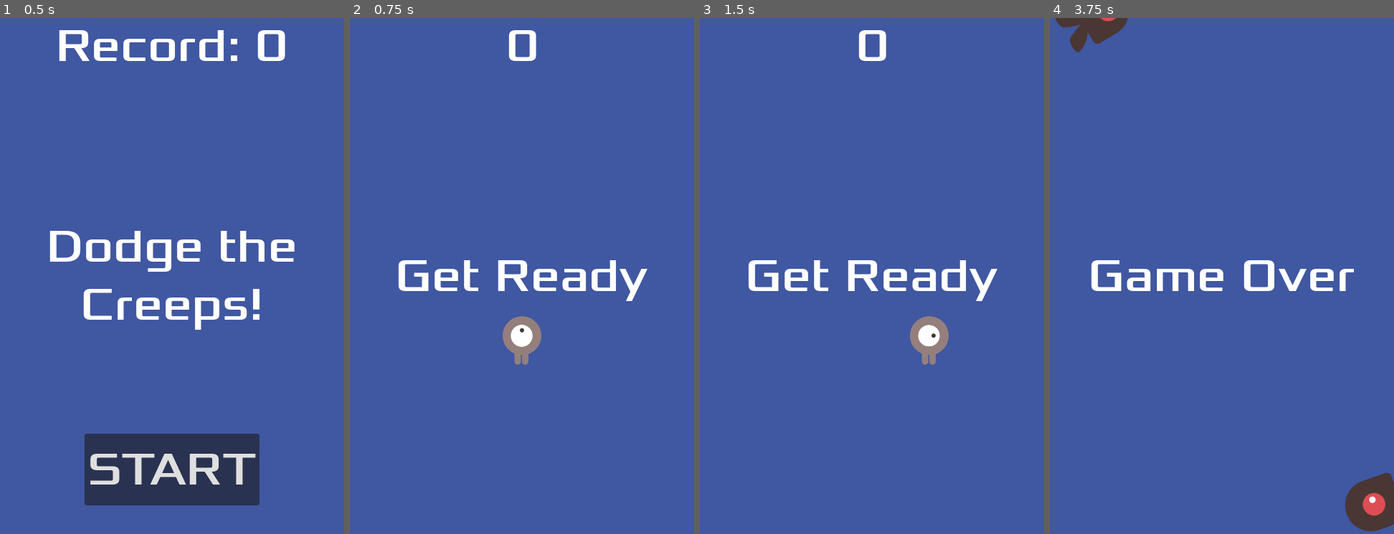
Above: before the commit, frames 1-4 (left to right).
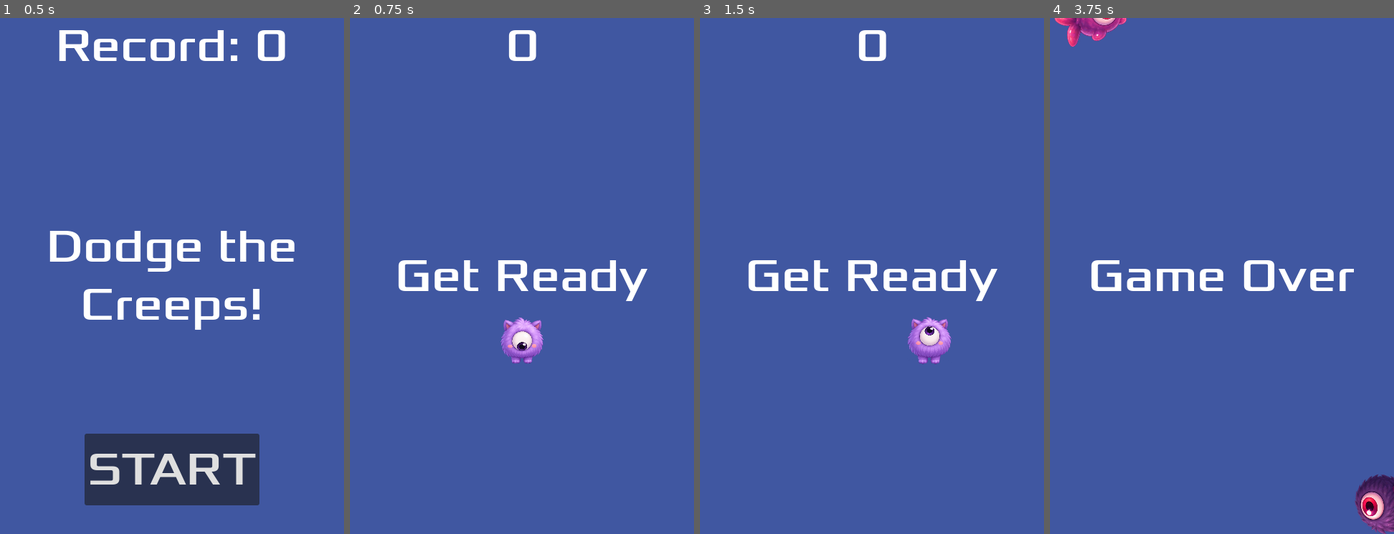
Above: after the commit, the same moments.

Repository: Spocky95/dodgethecreeps-GODOT
Game: Godot game, scene res://main.tscn
Same seed, same stepped clock (60 frames per second), same inputs: the game is played once before the commit and once after it.
Inputs:
- Up to frame 1 (0.5 s): no input
- Up to frame 2 (0.75 s): click "START" at 0.5 s
- Up to frame 3 (1.5 s): tap Enter at 1.25 s; hold Right (move_right) from 1.28 s (still down)
- Up to frame 4 (3.75 s): release Right (move_right) at 2.03 s; hold Down (move_down) 2.03-2.78 s; hold Right (move_right) 2.78-3.53 s; hold Up (move_up) from 3.53 s (still down)

Frame 1 is identical in both runs. In frame 2, 0.8% of the frame differs, in the area x 43-57%, y 57-68%; in frame 3, 0.9%; in frame 4, 2.1%, in the area x 1-100%, y 0-100%.

Commit message:
feat: add new graphics and PL, EN, DE localization

Diff:
--- a/hud.gd
+++ b/hud.gd
@@ -18,13 +18,13 @@
 
 func show_game_over(record):
 	$ScoreLabel.hide()
-	show_message("Game Over")
+	show_message(tr("GAME_OVER"))
 	# Wait until the MessageTimer has counted down.
 	await $MessageTimer.timeout
 
-	$Message.text = "Dodge the Creeps!"
+	$Message.text = tr("GAME_TITLE")
 	$Message.show()
-	$Record.text = "Record: " + str(record)
+	$Record.text = (tr("RECORD")) + str(record)
 	$Record.show()
 	# Make a one-shot timer and wait for it to finish.
 	await get_tree().create_timer(1.0).timeout
@@ -43,7 +43,7 @@
 
 func show_start_screen(record):
 	$ScoreLabel.hide()
-	$Record.text = "Record: " + str(record)
+	$Record.text = (tr("RECORD")) + str(record)
 	$Record.show()
 	$StartButton.show()
 
--- a/hud.tscn
+++ b/hud.tscn
@@ -41,7 +41,7 @@
 grow_vertical = 2
 theme_override_fonts/font = ExtResource("1_37p78")
 theme_override_font_sizes/font_size = 64
-text = "Dodge the Creeps!"
+text = "GAME_TITLE"
 horizontal_alignment = 1
 vertical_alignment = 1
 autowrap_mode = 2
@@ -61,7 +61,7 @@
 theme_override_fonts/font = ExtResource("1_37p78")
 theme_override_font_sizes/font_size = 64
 shortcut = SubResource("Shortcut_272bh")
-text = "START"
+text = "START_GAME"
 
 [node name="MessageTimer" type="Timer" parent="." unique_id=2011723180]
 
--- a/main.gd
+++ b/main.gd
@@ -8,6 +8,7 @@
 
 # Called when the node enters the scene tree for the first time.
 func _ready() -> void:
+	#TranslationServer.set_locale("de")
 	load_record()
 	$HUD.show_start_screen(record)
 	#new_game()
@@ -39,7 +40,10 @@
 
 	score = 0
 	$HUD.show_game_hud(score)
-	$HUD.show_message("Get Ready")
+
+	#$HUD.show_message("Get Ready")
+	$HUD.show_message(tr("GET_READY"))
+
 	$Player.start($StartPosition.position)
 	$StartTimer.start()
 
--- a/mob.tscn
+++ b/mob.tscn
@@ -1,21 +1,31 @@
 [gd_scene format=3 uid="uid://cca1vk76lksb3"]
 
 [ext_resource type="Script" uid="uid://bdj002kwt0nrp" path="res://mob.gd" id="1_1qmh0"]
-[ext_resource type="Texture2D" uid="uid://6nsqvm452tam" path="res://art/enemyFlyingAlt_1.png" id="2_gfurk"]
+[ext_resource type="Texture2D" uid="uid://cqy6au48vnxll" path="res://art/enemyFlyingAlt_5.png" id="3_cixyi"]
 [ext_resource type="Texture2D" uid="uid://ckf4kr50qi1up" path="res://art/enemyFlyingAlt_2.png" id="3_ieysi"]
+[ext_resource type="Texture2D" uid="uid://buur0ka7ix1ke" path="res://art/enemyFlyingAlt_4.png" id="4_7ulmv"]
 [ext_resource type="Texture2D" uid="uid://cyyev63xvq433" path="res://art/enemySwimming_1.png" id="4_cixyi"]
 [ext_resource type="Texture2D" uid="uid://clq1wu81svyfp" path="res://art/enemySwimming_2.png" id="5_7ulmv"]
+[ext_resource type="Texture2D" uid="uid://tthy1ro4ocbx" path="res://art/enemyFlyingAlt_6.png" id="5_pcqmr"]
 [ext_resource type="Texture2D" uid="uid://cdnmo88vfhi17" path="res://art/enemyWalking_1.png" id="6_pcqmr"]
 [ext_resource type="Texture2D" uid="uid://mypccmq8bdmi" path="res://art/enemyWalking_2.png" id="7_jbnni"]
+[ext_resource type="Texture2D" uid="uid://dkc4cvgiwa8ly" path="res://art/enemySwimming_3.png" id="8_7ulmv"]
+[ext_resource type="Texture2D" uid="uid://db1cwubd1chvt" path="res://art/enemyWalking_3.png" id="11_pcqmr"]
 
 [sub_resource type="SpriteFrames" id="SpriteFrames_u0ya7"]
 animations = [{
 "frames": [{
 "duration": 1.0,
-"texture": ExtResource("2_gfurk")
+"texture": ExtResource("3_ieysi")
 }, {
 "duration": 1.0,
-"texture": ExtResource("3_ieysi")
+"texture": ExtResource("3_cixyi")
+}, {
+"duration": 1.0,
+"texture": ExtResource("4_7ulmv")
+}, {
+"duration": 1.0,
+"texture": ExtResource("5_pcqmr")
 }],
 "loop": 1,
 "name": &"fly",
@@ -27,6 +37,9 @@
 }, {
 "duration": 1.0,
 "texture": ExtResource("5_7ulmv")
+}, {
+"duration": 1.0,
+"texture": ExtResource("8_7ulmv")
 }],
 "loop": 1,
 "name": &"swim",
@@ -38,15 +51,17 @@
 }, {
 "duration": 1.0,
 "texture": ExtResource("7_jbnni")
+}, {
+"duration": 1.0,
+"texture": ExtResource("11_pcqmr")
 }],
 "loop": 1,
 "name": &"walk",
 "speed": 3.0
 }]
 
-[sub_resource type="CapsuleShape2D" id="CapsuleShape2D_dtglo"]
-radius = 36.0
-height = 100.0
+[sub_resource type="CircleShape2D" id="CircleShape2D_sweqy"]
+radius = 38.327538
 
 [node name="Mob" type="RigidBody2D" unique_id=1640131589]
 collision_mask = 0
@@ -55,12 +70,14 @@
 metadata/_edit_group_ = true
 
 [node name="AnimatedSprite2D" type="AnimatedSprite2D" parent="." unique_id=19869330]
-scale = Vector2(0.75, 0.75)
+position = Vector2(-5.66, -3.465)
+scale = Vector2(0.37, 0.37)
 sprite_frames = SubResource("SpriteFrames_u0ya7")
-animation = &"walk"
+animation = &"swim"
+frame_progress = 0.8152872
 
 [node name="CollisionShape2D" type="CollisionShape2D" parent="." unique_id=1955191946]
 rotation = 1.5707964
-shape = SubResource("CapsuleShape2D_dtglo")
+shape = SubResource("CircleShape2D_sweqy")
 
 [node name="VisibleOnScreenNotifier2D" type="VisibleOnScreenNotifier2D" parent="." unique_id=1455861420]
--- a/player.tscn
+++ b/player.tscn
@@ -40,7 +40,7 @@
 metadata/_edit_group_ = true
 
 [node name="AnimatedSprite2D" type="AnimatedSprite2D" parent="." unique_id=957808154]
-scale = Vector2(0.5, 0.5)
+scale = Vector2(0.135, 0.135)
 sprite_frames = SubResource("SpriteFrames_u0ya7")
 animation = &"up"
 
--- a/project.godot
+++ b/project.godot
@@ -49,6 +49,10 @@
 ]
 }
 
+[internationalization]
+
+locale/translations=PackedStringArray("res://translations.pl.translation", "res://translations.de.translation", "res://translations.en.translation")
+
 [physics]
 
 3d/physics_engine="Jolt Physics"
--- /dev/null
+++ b/translations.csv
@@ -0,0 +1,6 @@
+keys,en,pl,de
+GAME_TITLE,Dodge the Creeps!,Unikaj potworów!,Weiche den Monstern aus!
+START_GAME,START,GRAJ,STARTEN
+GET_READY,Get Ready,Przygotuj się,Mach dich bereit
+GAME_OVER,Game Over,Koniec gry,Spiel vorbei
+RECORD,Record: ,Rekord: ,Rekord:
Binary file changed: art/enemyFlyingAlt_1.png
Binary file changed: art/enemyFlyingAlt_2.png
Binary file added: art/enemyFlyingAlt_3.png
Not shown, added: art/enemyFlyingAlt_3.png.import
Binary file added: art/enemyFlyingAlt_4.png
Not shown, added: art/enemyFlyingAlt_4.png.import
Binary file added: art/enemyFlyingAlt_5.png
Not shown, added: art/enemyFlyingAlt_5.png.import
Binary file added: art/enemyFlyingAlt_6.png
Not shown, added: art/enemyFlyingAlt_6.png.import
Binary file changed: art/enemySwimming_1.png
Binary file changed: art/enemySwimming_2.png
(and 18 more such lines)
